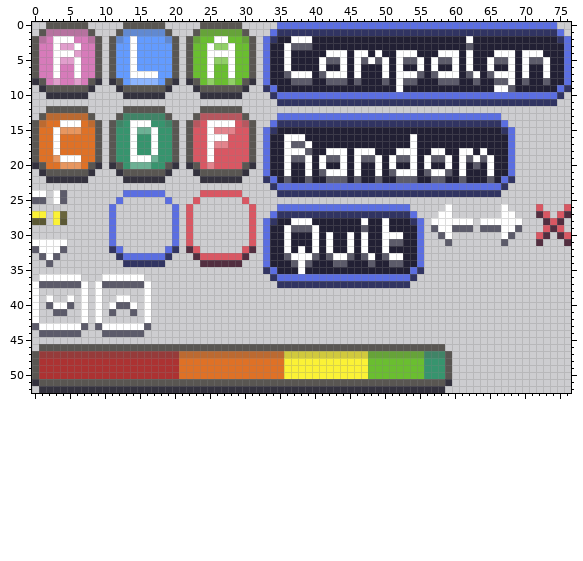
Edited in one commit: sprite sheet (assets/tiles.png). The picture above is the old version.
The file is 77x53 pixels.
Now the later version:
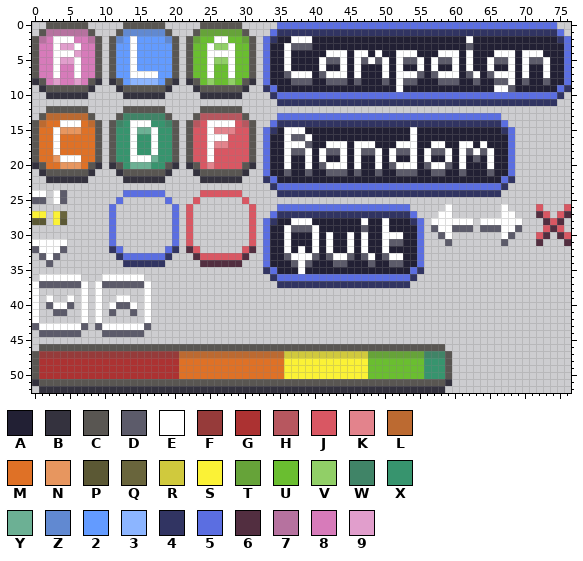
Palette (. is transparent): A #222034  B #34323e  C #595652  D #5c5b6a  E #ffffff  F #963b3a  G #ac3232  H #b7575f  J #d95763  K #e3838c  L #bc6a31  M #df7126  N #e7965f  P #5b5834  Q #69653c  R #d0c93d  S #fbf236  T #66a339  U #6abe30  V #91cf67  W #408467  X #37946e  Y #6cb094  Z #6189d1  2 #639bff  3 #8cb5ff  4 #313462  5 #5b6ee1  6 #522e40  7 #b6729f  8 #d77bba  9 #e19ecc
The edit:
y 15: x 36..38 AAA -> EEE; x 54 A -> E
y 16: x 37..39 EEA -> DDE
y 17: x 37..39 DDE -> EED; x 42..44 AAA -> EEE; x 46..48 AAA -> EEE; x 52..53 AA -> EE; x 57..58 AA -> EE; x 61..62 AA -> EE; x 64 A -> E
y 18: x 37..39 EED -> DDE; x 41..43 AEE -> EDD; x 47..49 EEA -> DDE; x 51..53 AEE -> EDD; x 56..59 AEEA -> EDDE; x 62..65 EAEA -> DEDE
y 19: x 37..38 DD -> AA; x 42..43 DD -> AA; x 47..48 DD -> AA; x 52..53 DD -> AA; x 57..58 DD -> AA; x 62..64 DED -> ADA
y 20: x 41..43 EAA -> DEE; x 51..53 EAA -> DEE; x 56..59 EAAE -> DEED; x 63 D -> A
y 21: x 36 E -> D; x 39 E -> D; x 41..44 DEEE -> ADDD; x 46 E -> D; x 49 E -> D; x 51..54 DEEE -> ADDD; x 56..59 DEED -> ADDA; x 61 E -> D; x 65 E -> D
y 22: x 36 D -> A; x 39 D -> A; x 42..44 DDD -> AAA; x 46 D -> A; x 49 D -> A; x 52..54 DDD -> AAA; x 57..58 DD -> AA; x 61 D -> A; x 65 D -> A
Boxes around the changes in both pictures, in picture pixels (x1, y1, x2, y2):
changed: (284, 127, 494, 183)
